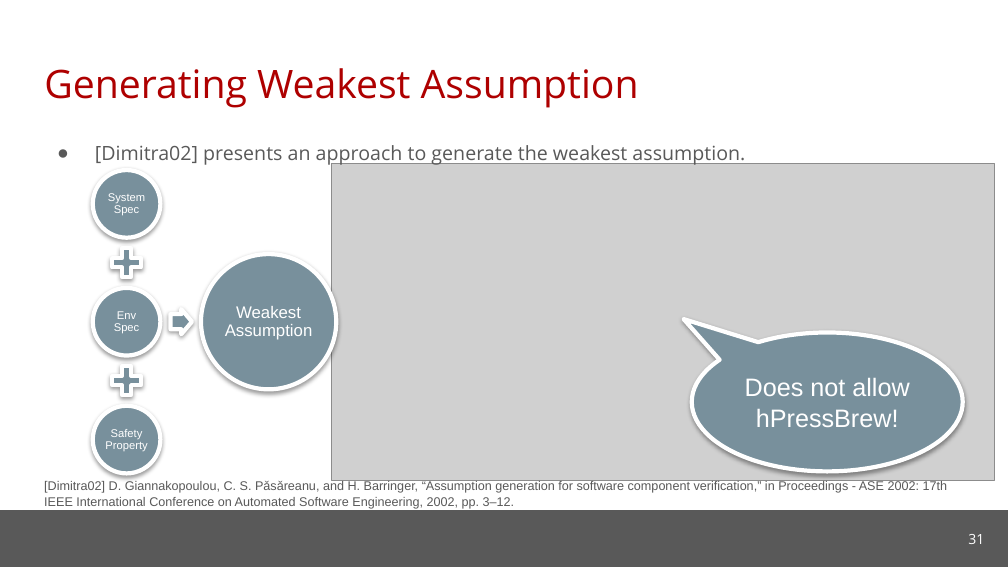
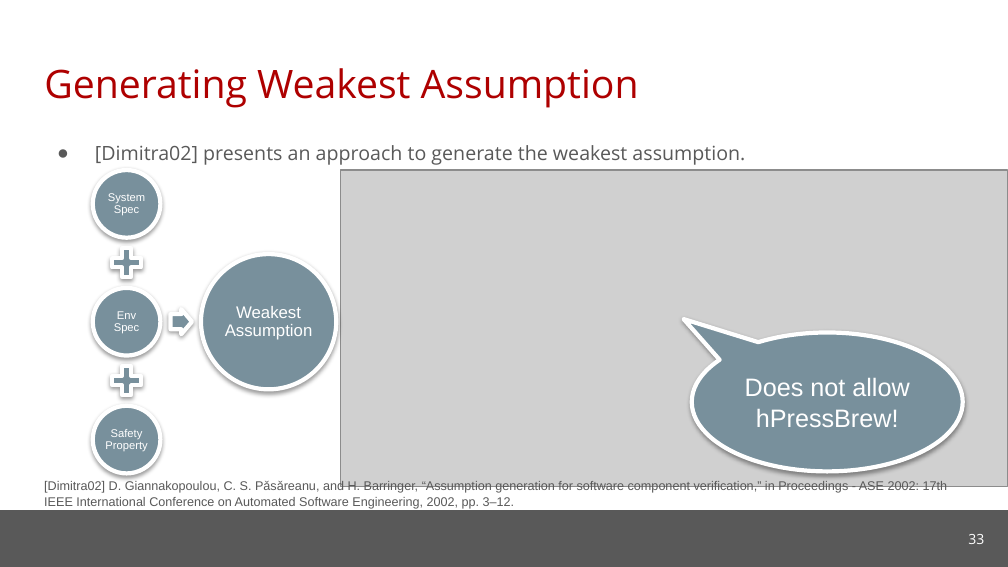
Before and after one commit to cmu-soda/Robustness, a slide deck: slide 33 of Robustness-SSSG.pptx (slide 31 before the commit). Drawn at 1008x567 pixels with LibreOffice and Linux fonts; fonts in the diff are those of the drawing; grey boxes stand for pictures; background and template pictures are left out. Boxes give left, top, right and bottom in pixels: in the first picture for what was removed or moved away, otherwise in the second. Text is boxed around its words. In the diff, an @@ line names an element or a change of style, - is before the commit and + after.

```diff
--- a/Robustness-SSSG.pptx
+++ b/Robustness-SSSG.pptx
@@ picture: place and size @@
-picture at [332, 163, 995, 481]
+picture at [341, 170, 1008, 487]
@@ page number at [968, 534, 984, 544]: text changed @@
-31
+33
```
Also in this commit, not shown: 8 other slides changed, 4 slides added, 1 slide removed.
